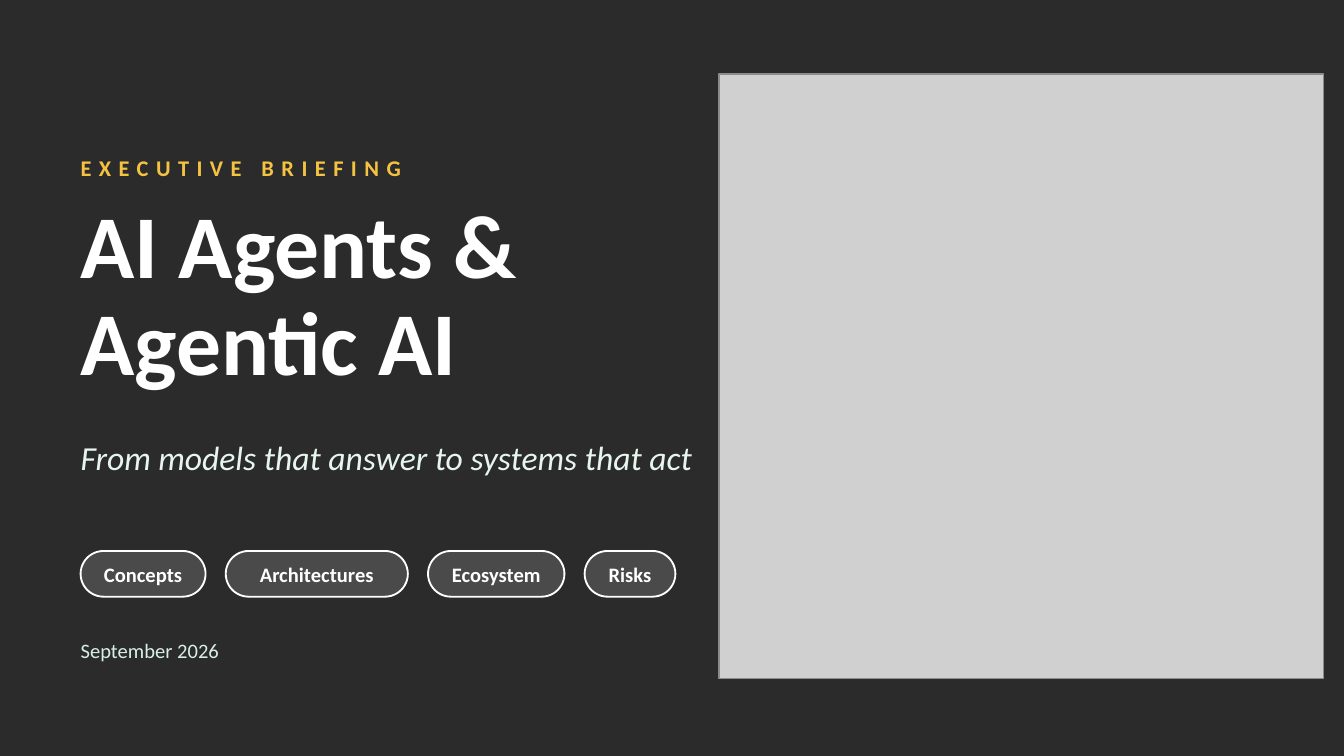
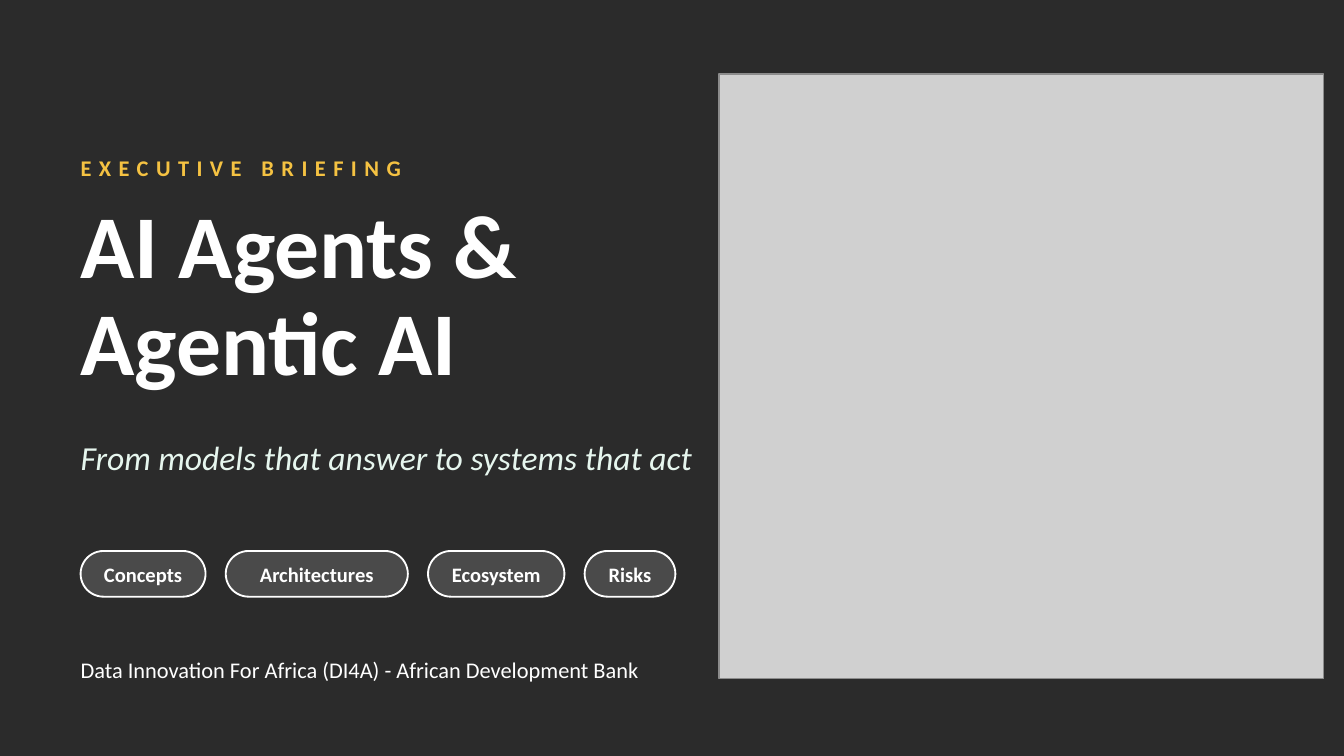
Before and after one commit to datainnov4africa-web/stg17-workshop, a slide deck: slide 1 of docs/downloads/Day1/1530_hands-on-part-2_EN.pptx. Drawn at 1344x756 pixels with LibreOffice and Linux fonts; fonts in the diff are those of the drawing; grey boxes stand for pictures; background and template pictures are left out; a plain dark background stands for a picture behind light text. Boxes give left, top, right and bottom in pixels: in the first picture for what was removed or moved away, otherwise in the second. Text is boxed around its words. In the diff, an @@ line names an element or a change of style, - is before the commit and + after.

```diff
--- a/docs/downloads/Day1/1530_hands-on-part-2_EN.pptx
+++ b/docs/downloads/Day1/1530_hands-on-part-2_EN.pptx
@@ text removed at <box>81,643,219,662</box> @@
-September 2026
@@ text added at <box>81,662,638,682</box>, 12 pt, text #FFFFFF @@
+Data Innovation For Africa (DI4A) - African Development Bank
```
Also in this commit, not shown: 3 other slides changed, 28 other files.
